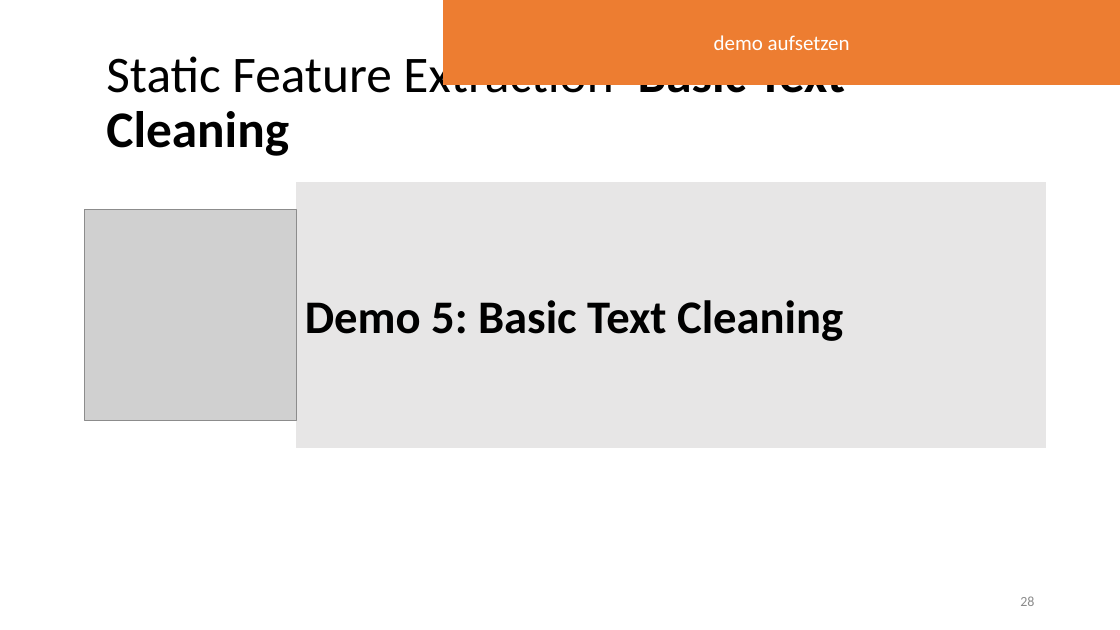
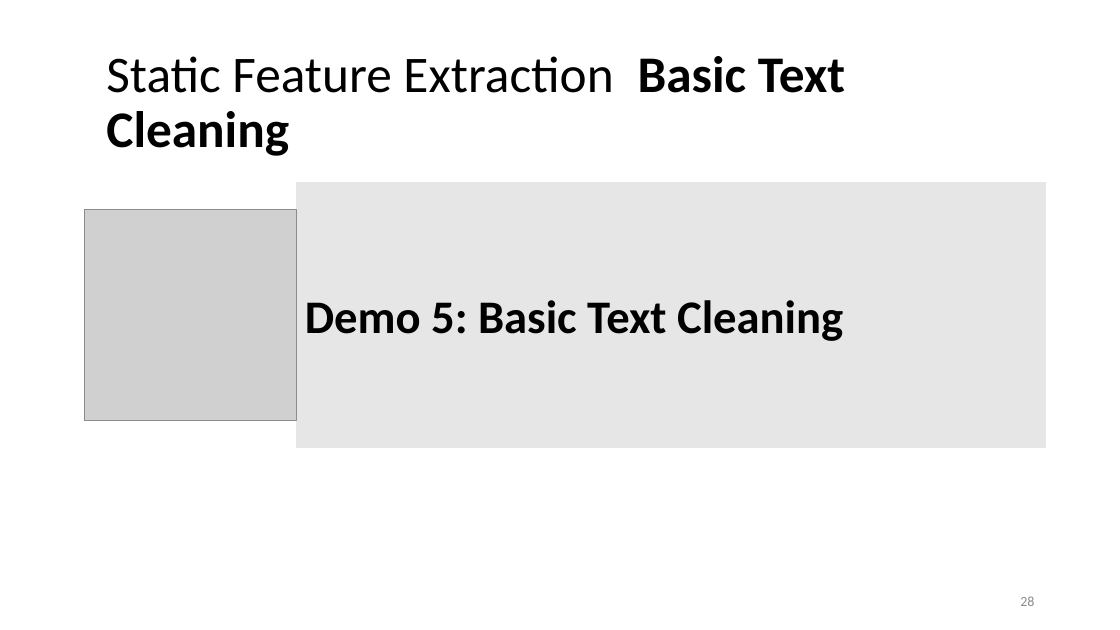
Before and after one commit to lisa-wm/consulting, a slide deck: slide 28 of 5_seminar/Contents_Part_02/slides/Präsentation_Teil2_Lisa.pptx. Drawn at 1120x630 pixels with LibreOffice and Linux fonts; fonts in the diff are those of the drawing; grey boxes stand for pictures. Boxes give left, top, right and bottom in pixels: in the first picture for what was removed or moved away, otherwise in the second. Text is boxed around its words. In the diff, an @@ line names an element or a change of style, - is before the commit and + after.

Commit message:
added slides for static features

```diff
--- a/5_seminar/Contents_Part_02/slides/Präsentation_Teil2_Lisa.pptx
+++ b/5_seminar/Contents_Part_02/slides/Präsentation_Teil2_Lisa.pptx
@@ rectangle removed at (444, 0, 1120, 84) @@
-demo aufsetzen
```
Also in this commit, not shown: 2 other slides changed, 6 slides added, 1 slide removed.
